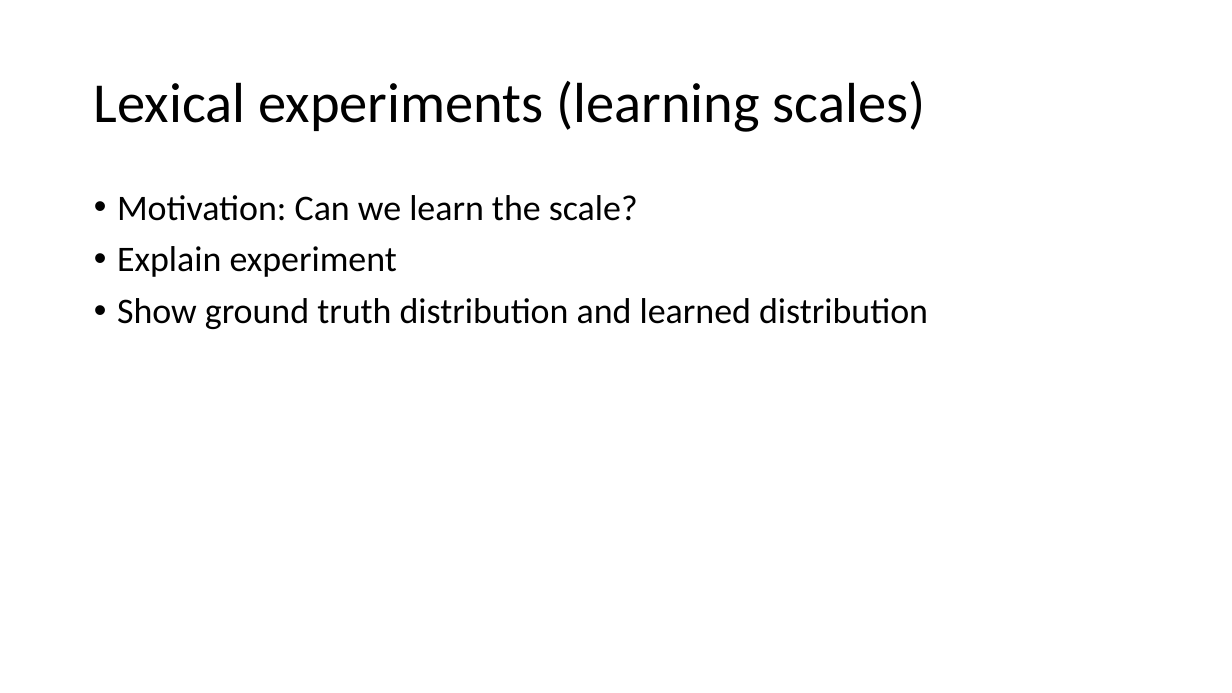
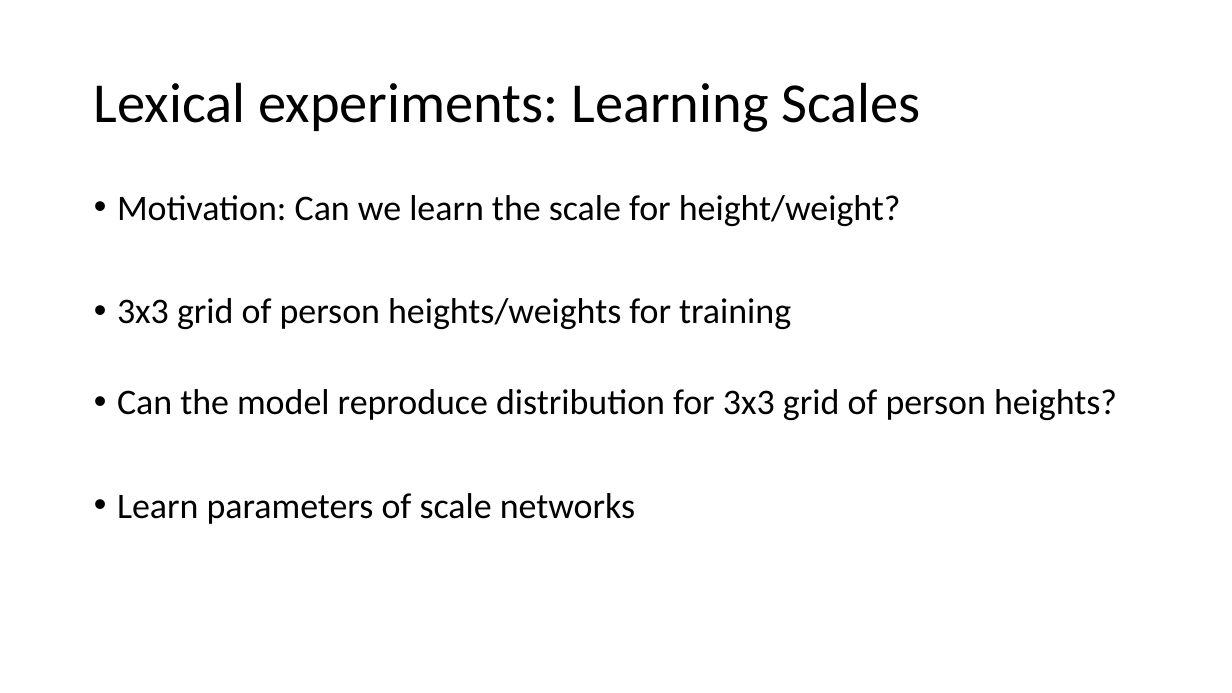
Before and after one commit to JsonFreeman/semppl, a slide deck: slide 14 of LabMeeting.pptx. Drawn at 1232x693 pixels with LibreOffice and Linux fonts; fonts in the diff are those of the drawing. Boxes give left, top, right and bottom in pixels: in the first picture for what was removed or moved away, otherwise in the second. Text is boxed around its words. In the diff, an @@ line names an element or a change of style, - is before the commit and + after.

Commit message:
Complete experiment slides for lexical part

```diff
--- a/LabMeeting.pptx
+++ b/LabMeeting.pptx
@@ title at (94, 82, 920, 132): text changed @@
-Lexical experiments (learning scales)
+Lexical experiments: Learning Scales
@@ text at (117, 195, 1117, 524): text changed @@
-• Motivation: Can we learn the scale?
-• Explain experiment
-• Show ground truth distribution and learned distribution
+• Motivation: Can we learn the scale for height/weight?
+• 3x3 grid of person heights/weights for training
+• Can the model reproduce distribution for 3x3 grid of person heights?
+• Learn parameters of scale networks
```
Also in this commit, not shown: 4 other slides changed, 12 slides added, 1 slide removed.
